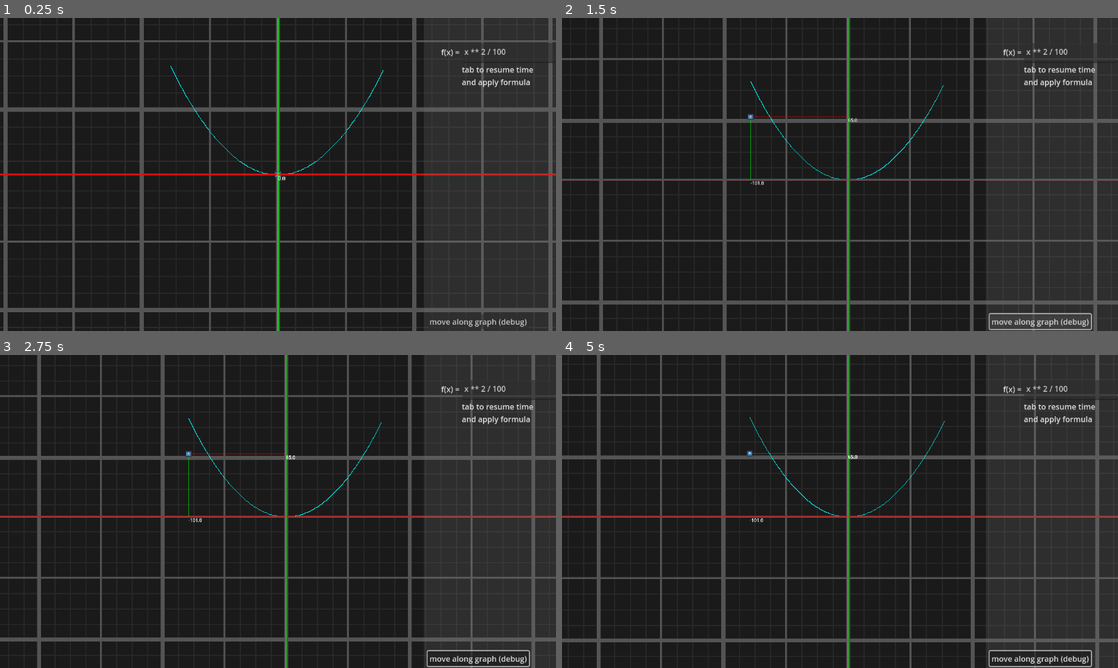
Above: before the commit, frames 1-4 (two rows, left to right).
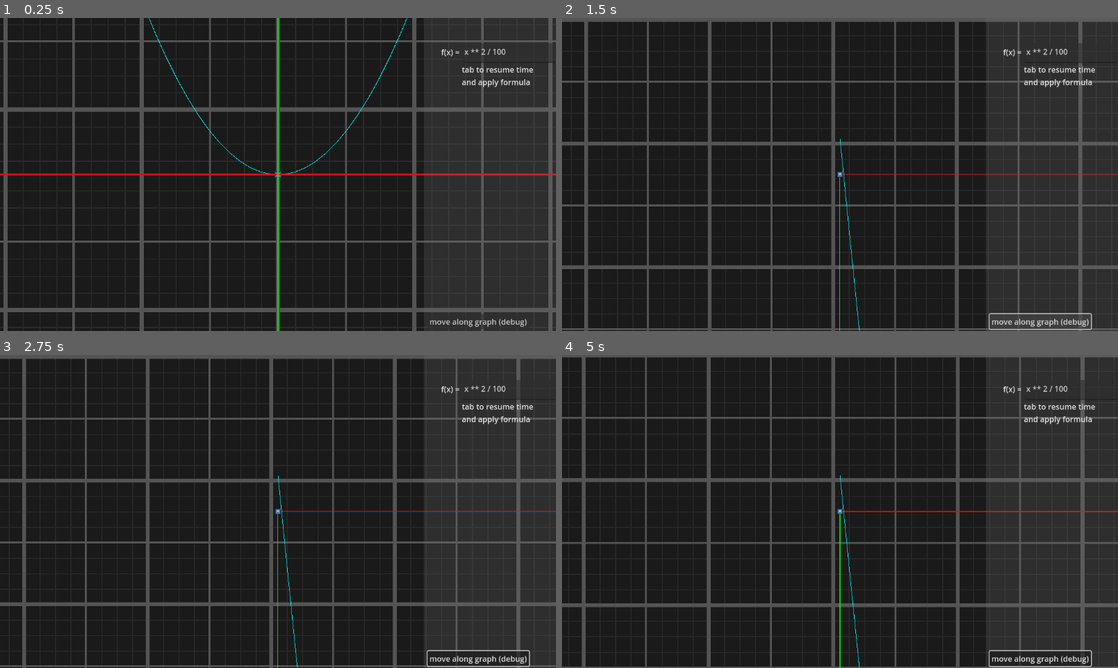
Above: after the commit, the same moments.

Repository: boiiiiiiiii12355/graph-combat
Game: Godot game, scene res://Scenes/game.tscn
The game is run twice, just before and just after one commit, with the same random seed, the same clock (stepped at 60 frames per second) and the same inputs. The engine's default icon, where the game draws it, is replaced by a stand-in: a white triangle on a blue panel in a dark square.
Inputs (mouse positions are in pixels of both pictures, inside the frame that each line leads up to):
- Up to frame 1 (0.25 s): no input
- Up to frame 2 (1.5 s): click "move along graph (debug)" at 0.5 s; click "move along graph (debug)" at 1.25 s
- Up to frame 3 (2.75 s): click "move along graph (debug)" at 2 s
- Up to frame 4 (5 s): tap Enter at 2.75 s; move the mouse to (962, 495) at 2.77 s; tap Mouse wheel down (zoom in) at 2.85, 4.35 s; tap Space at 3.5 s; move the mouse to (728, 527) at 3.52 s; tap Mouse wheel up (zoom out) at 3.6 s; move the mouse to (895, 442) at 4.27 s

The runs differ from the first frame. In frame 1, 0.2% of the frame differs, in the area x 26-74%, y 0-52%; in frame 2, 18%; in frame 3, 18%, in the area x 0-100%, y 0-100%; in frame 4, 18%.

Commit message:
fixed physics overload when paused

Diff:
--- a/Scenes/player.tscn
+++ b/Scenes/player.tscn
@@ -7,10 +7,12 @@
 size = Vector2(6, 6)
 
 [node name="Player" type="RigidBody2D" node_paths=PackedStringArray("ruler_x", "ruler_y", "graph")]
+process_mode = 3
 mass = 0.1
 script = ExtResource("1_cvnsp")
 ruler_x = NodePath("Rulers/y")
 ruler_y = NodePath("Rulers/x")
+ruler_width = 0.5
 graph = NodePath("Rulers/graph")
 
 [node name="Icon" type="Sprite2D" parent="."]
--- a/Scenes/rope.tscn
+++ b/Scenes/rope.tscn
@@ -53,7 +53,7 @@
 position = Vector2(0, 37)
 collision_layer = 0
 collision_mask = 0
-mass = 0.1
+mass = 0.3
 
 [node name="CollisionShape2D" type="CollisionShape2D" parent="Rope_seg3"]
 shape = SubResource("CapsuleShape2D_aw0jv")
--- a/Scenes/ui.tscn
+++ b/Scenes/ui.tscn
@@ -57,6 +57,7 @@
 }
 
 [node name="UI" type="Control" node_paths=PackedStringArray("anim_player", "dir_input")]
+process_mode = 3
 layout_mode = 3
 anchors_preset = 15
 anchor_right = 1.0
@@ -125,7 +126,10 @@
 text = "tab to resume time
 and apply formula"
 
+[node name="graph_update" type="Timer" parent="input"]
+
 [connection signal="mouse_entered" from="input/input" to="." method="_on_input_mouse_entered"]
 [connection signal="mouse_exited" from="input/input" to="." method="_on_input_mouse_exited"]
 [connection signal="text_changed" from="input/input" to="." method="_on_text_edit_text_changed"]
 [connection signal="button_down" from="input/MAG" to="." method="_on_mag_button_down"]
+[connection signal="timeout" from="input/graph_update" to="." method="_on_graph_update_timeout"]
--- a/scripts/player.gd
+++ b/scripts/player.gd
@@ -49,16 +49,16 @@
 @onready var rope = path.get_child(0).get_child(0)
 var rope_grab_point : RigidBody2D
 func rope_ride():
-	path_follow.progress += 3
+	path_follow.progress += 5
 
 func check_time():
 	for pt in rope.get_children():
 		if pt.is_class("RigidBody2D"):
 			if paused == true:
-				pt.process_mode = pt.PROCESS_MODE_DISABLED
+				get_tree().paused = true
 				set_deferred("freeze", true)
 			else:
-				pt.process_mode = pt.PROCESS_MODE_ALWAYS
+				get_tree().paused = false
 				set_deferred("freeze", false)
 
 		if pt.name == "Rope_seg3":
@@ -79,7 +79,7 @@
 @export var world_boundary = Vector2(1000, 1000)
 var lerp_weight = 0.5
 var center_point = 13
-var offset = 10
+var offset = 5
 var input_y = 0
 var graph_mem : Array[Vector2]
 #also handles detecting current and next pt
@@ -95,11 +95,12 @@
 			pt_y = ui.calc_y(pt_x)
 
 		elif pt < center_point  or  pt > center_point:
-			pt_x = (pt - center_point)
+			pt_x = offset *(pt - center_point)
 			pt_y = ui.calc_y(pt_x)
 
 
 		var req = Vector2(pt_x, -pt_y)
+		req = clamp(req, Vector2(-world_boundary.x, -world_boundary.y), Vector2(world_boundary.x, world_boundary.y))
 		update_graph(pt, req)
 
 
